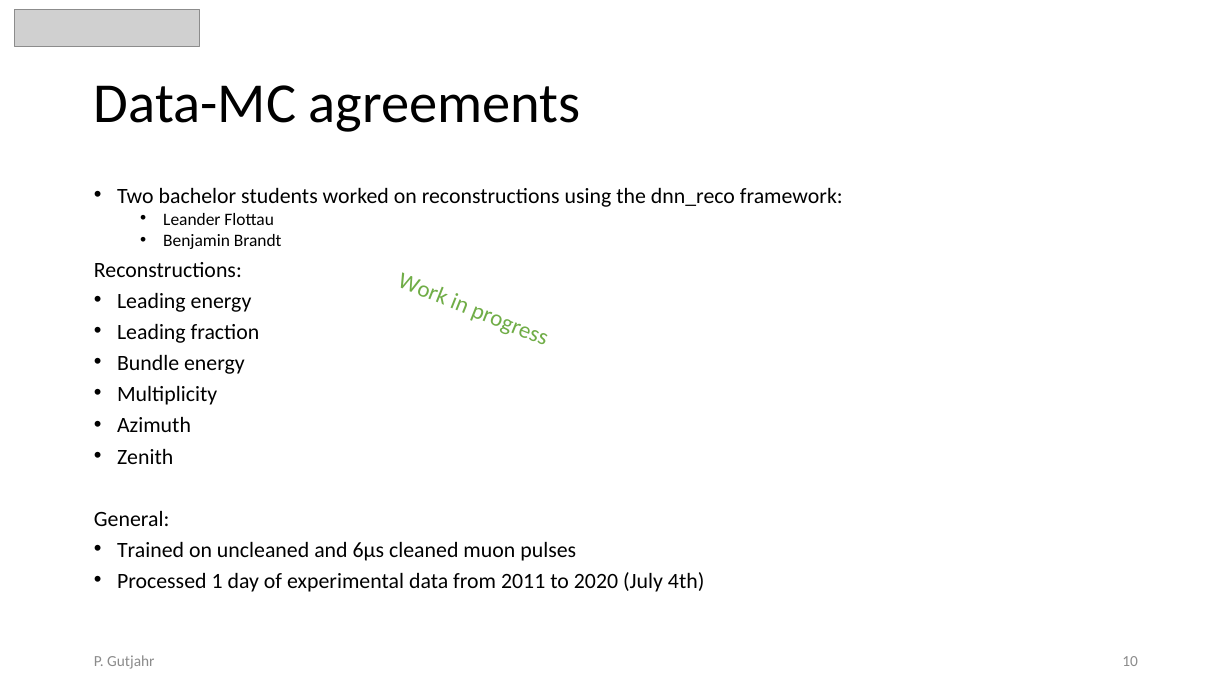
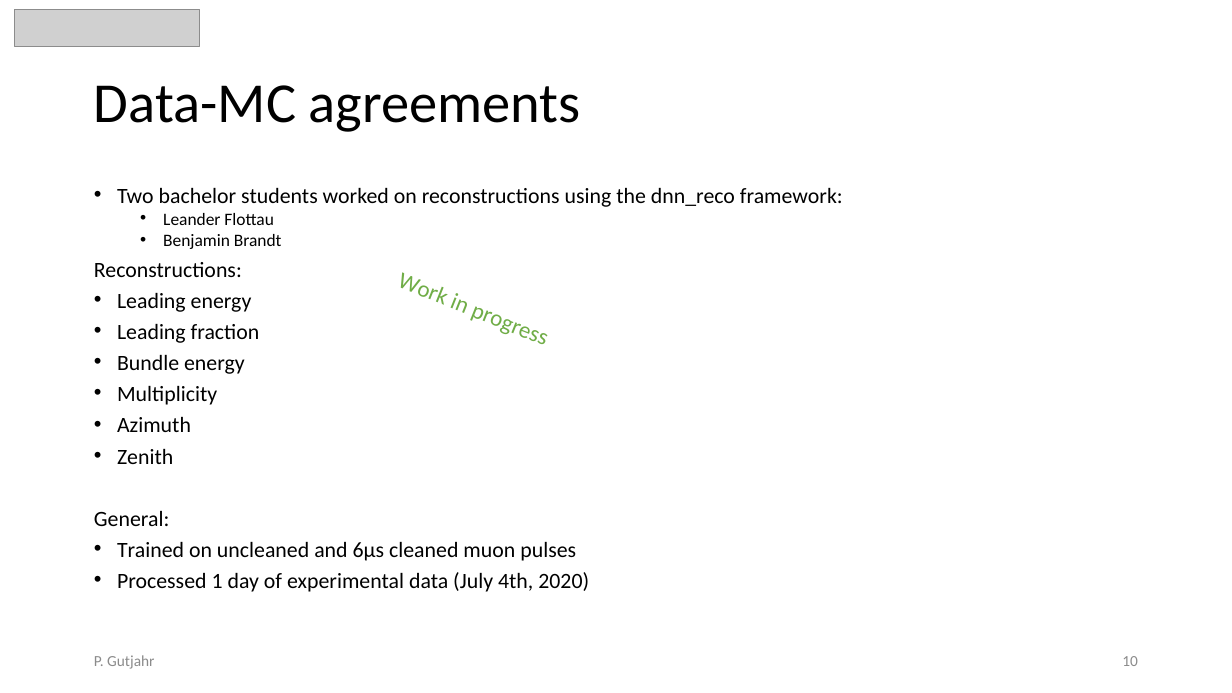
Before and after one commit to pascalgutjahr/presentations, a slide deck: slide 10 of cr_group/cr_call_2023_09_22.pptx. Drawn at 1232x693 pixels with LibreOffice and Linux fonts; fonts in the diff are those of the drawing; grey boxes stand for pictures. Boxes give left, top, right and bottom in pixels: in the first picture for what was removed or moved away, otherwise in the second. Text is boxed around its words. In the diff, an @@ line names an element or a change of style, - is before the commit and + after.

```diff
--- a/cr_group/cr_call_2023_09_22.pptx
+++ b/cr_group/cr_call_2023_09_22.pptx
@@ text at (x1=117, y1=572, x2=589, y2=592): text changed @@
-• Processed 1 day of experimental data from 2011 to 2020 (July 4th)
+• Processed 1 day of experimental data (July 4th, 2020)
```
Also in this commit, not shown: 11 other slides changed, 6 slides added, 1 slide removed.
